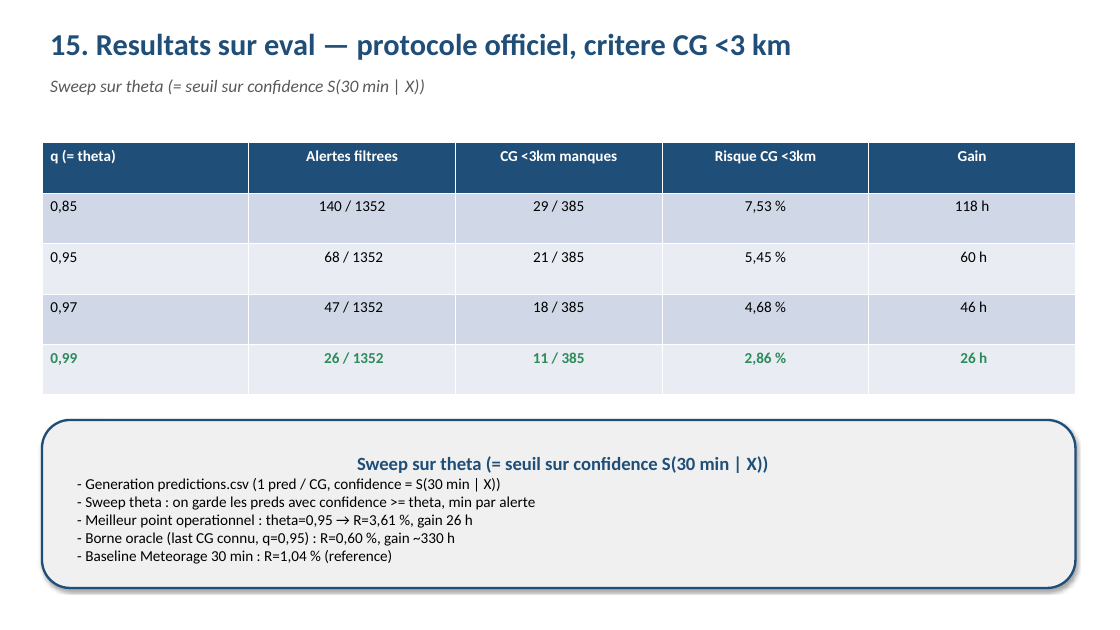
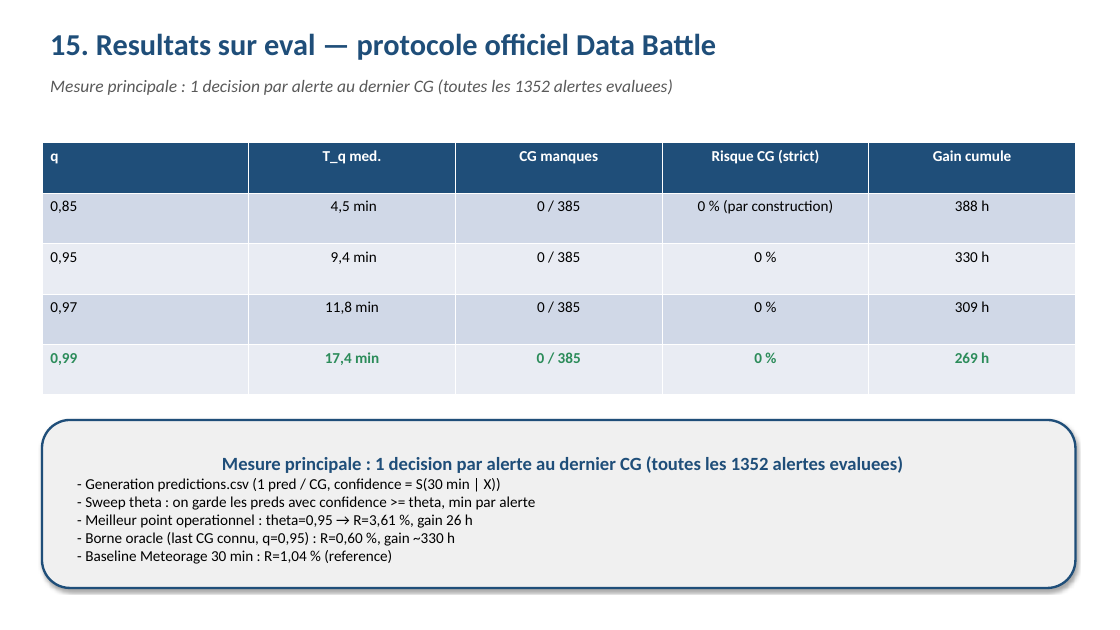
Before and after one commit to enriquealves02-jpg/PROJET_oral_m2fin, a slide deck: slide 16 of presentation_oral.pptx. Drawn at 1120x630 pixels with LibreOffice and Linux fonts; fonts in the diff are those of the drawing. Boxes give left, top, right and bottom in pixels: in the first picture for what was removed or moved away, otherwise in the second. Text is boxed around its words. In the diff, an @@ line names an element or a change of style, - is before the commit and + after.

```diff
--- a/presentation_oral.pptx
+++ b/presentation_oral.pptx
@@ text at <box>50,33,716,60</box>: text changed @@
-15. Resultats sur eval — protocole officiel, critere CG <3 km
+15. Resultats sur eval — protocole officiel Data Battle
@@ text at <box>50,79,673,95</box>: text changed @@
-Sweep sur theta (= seuil sur confidence S(30 min | X))
+Mesure principale : 1 decision par alerte au dernier CG (toutes les 1352 alertes evaluees)
@@ table at <box>42,143,1075,395</box> @@
-row 1: q (= theta) | Alertes filtrees | CG <3km manques | Risque CG <3km | Gain
+row 1: q | T_q med. | CG manques | Risque CG (strict) | Gain cumule
-row 2: 0,85 | 140 / 1352 | 29 / 385 | 7,53 % | 118 h
+row 2: 0,85 | 4,5 min | 0 / 385 | 0 % (par construction) | 388 h
-row 3: 0,95 | 68 / 1352 | 21 / 385 | 5,45 % | 60 h
+row 3: 0,95 | 9,4 min | 0 / 385 | 0 % | 330 h
-row 4: 0,97 | 47 / 1352 | 18 / 385 | 4,68 % | 46 h
+row 4: 0,97 | 11,8 min | 0 / 385 | 0 % | 309 h
-row 5: 0,99 | 26 / 1352 | 11 / 385 | 2,86 % | 26 h
+row 5: 0,99 | 17,4 min | 0 / 385 | 0 % | 269 h
@@ text in rounded rectangle at <box>222,456,904,473</box>: text changed @@
-Sweep sur theta (= seuil sur confidence S(30 min | X))
+Mesure principale : 1 decision par alerte au dernier CG (toutes les 1352 alertes evaluees)
```
Also in this commit, not shown: 1 other slide changed, 4 other files.
